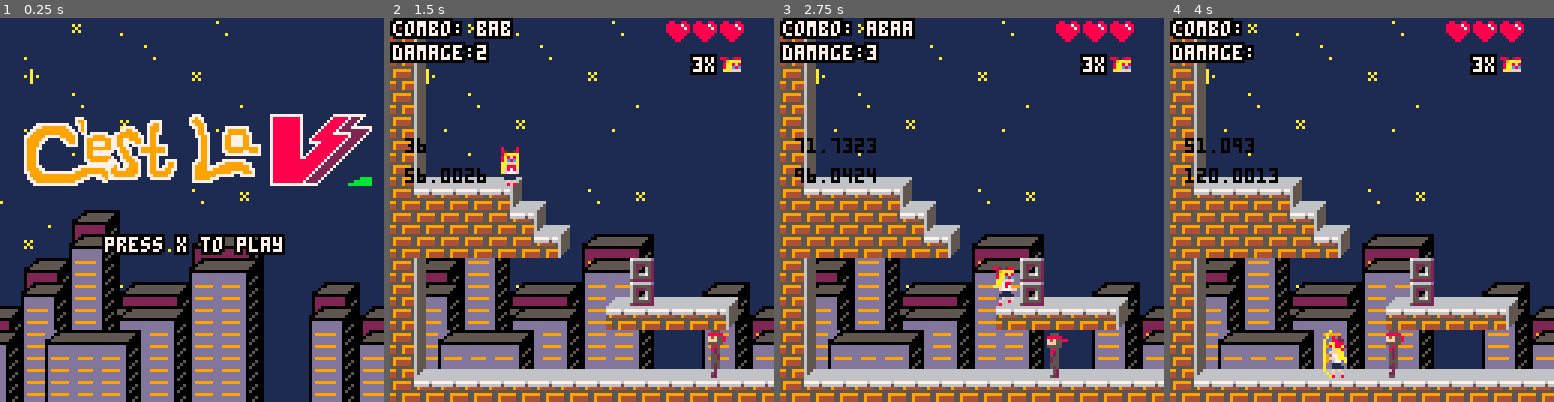
Above: before the commit, frames 1-4 (left to right).
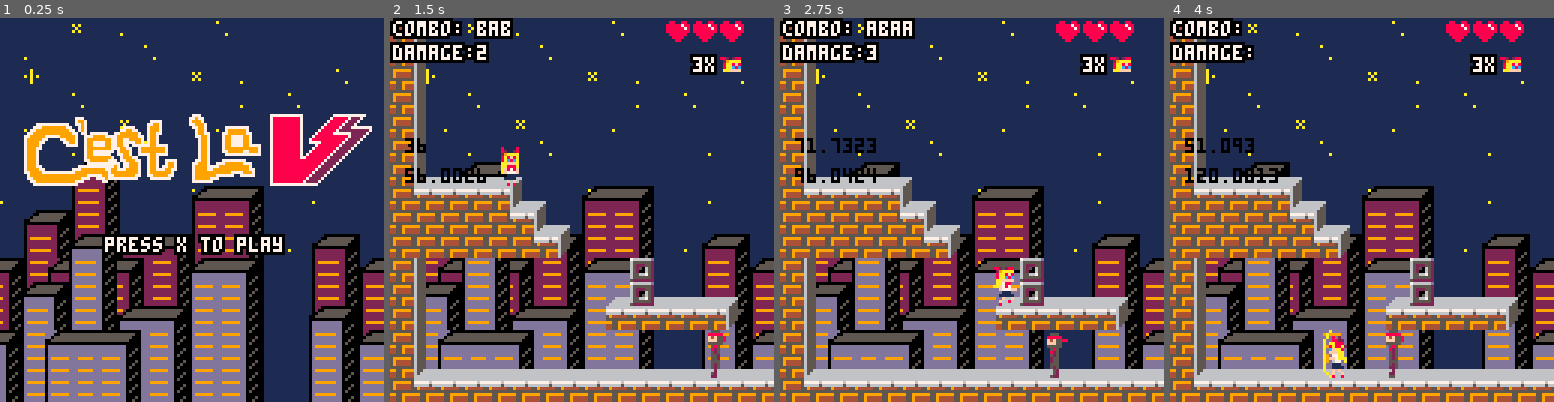
Above: after the commit, the same moments.

Repository: MarkNickerson/SailorV
Game: PICO-8 cartridge sailorv.p8
Two runs of this game, one before a commit and one after it. Both use one fixed random seed, a clock stepped at 60 frames per second and the inputs below.
Inputs:
- Up to frame 1 (0.25 s): no input
- Up to frame 2 (1.5 s): tap X (X key) at 0.33, 1.07 s; tap O (Z key) at 0.7 s
- Up to frame 3 (2.75 s): hold Right 1.6-2.1 s; tap O (Z key) at 1.7, 2.1, 2.5 s; tap X (X key) at 1.85 s; hold Up 2.15-2.42 s; hold Right from 2.47 s (still down)
- Up to frame 4 (4 s): tap O (Z key) at 2.9, 3.3, 3.7 s; tap X (X key) at 2.97 s; release Right at 3.03 s; hold Left 3.08-3.58 s; hold Down 3.63-3.97 s

The runs differ from the first frame. In frame 1, 12% of the frame differs, in the area x 0-100%, y 13-80%; in frame 2, 8.8%; in frame 3, 8.9%; in frame 4, 8.8%.

Commit message:
added indoor sprites and fireball

Diff:
--- a/sailorv.p8
+++ b/sailorv.p8
@@ -890,7 +890,7 @@
   palt(1, true)
   pal(13,2)
   y = 0
-  map(0, 17, 0, y-8, 128, 32)
+  map(0, 17, 0, y-24, 128, 32)
   pal()
   palt(1,false)
   palt(0, true)
@@ -1036,7 +1036,7 @@
   palt(1, true)
   pal(13,2)
   y = 0
-  map(0, 17, 0, y-8, 128, 32)
+  map(0, 17, 0, y-24, 128, 32)
   pal()
   palt(1,false)
   palt(0, true)
@@ -1141,7 +1141,7 @@
     palt(1, true)
     pal(13,2)
     y = 0
-    map(0, 17, 0, y-8, 128, 32)
+    map(0, 17, 0, y-24, 128, 32)
     pal()
     palt(1,false)
     palt(0, true)
@@ -1676,7 +1676,7 @@
 
 __gff__
 0000000000000000000000000000000000000000000000000000000000000000020202020000020000000080800002000404040404040400000000808000000002020202020202020200000000404004020202020202020202000000000000000000000000000000000000000000000000000000000000000000000000000000
-0000000000000000000000000000000000000000000000000000000000000000000000000000000000000000000000000000000000000000000000000000000000000000000000000000000000000000000000000000000000000000000000000000000000000000000000000000000200000000000000000000000000000000
+0000000000000000000000000000000000000000020202000000000000000000000000000000808000000000000000000000000200008080000000000000000000000000000000000000000000000000000000000000000000000000000000000000000000000000000000000000000200000000000000000000000000000000
 __map__
 203f000000000000000000000000000000000000000000000000000000000000000000000000000000000000000000000000000000000000000000000000000000000000000000000000000000000000000000000000000000000000000000000000000000000000000000000000000000000000000000000000000000000000
 203f000000000000000000000000000000000000000000000000000000000000000000000000000000000000000000000000000000000000000000000000000000000000000000000000000000000000000000000000000000000000000000000000000000000d1e2f0000000000001e2f000000000000000000000000000000
@@ -1694,132 +1694,132 @@
 203f00000000000d00000000000000000000002020204b4c2020204b4c20203f2929cf1e2222222222222222222222222a2f000d1e2222222020202020203f00002020202020203f0000000000000000000000cfcfcf00000000000000000000000d0d0000202020205b5c205b5c20203f00001e1f1f1f1f2d3b3c2d2a2f0000
 202a1f1f1f1f1f1f1f1f1f1f1f1f1f1f1f1f1f2020205b5c2020205b5c20202a1f1f1f22204b4c20204b4c20204b4c20222a2f0d22204b4c20204b4c20203fcfcf20204b4c20203f0000001e1f1f1f1f1f1f1f1f1f1f1f1f1f1f1f1f1f1f1f1f1f1f1f2f0020202020202020202020203f0000222222222222222222223f0000
 202222222222222222222222222222222222222020202020202020202020202222222220205b5c20205b5c20205b5c2020220f0d20205b5c20205b5c20203fcfcf20205b5c20203fcfcfcf2222222222222222222222222222222222222222222222223f0020202020202020202020203f0000202020202020202020203f0000
-0000000000000000000000000000000000000000000000003900370000003a00cfcfcfcfcf203fcfcfcf000000000000000000000000000000cfcf000000000000000000000000000000cfcfcfcfcfcfcfcfcfcfcfcfcfcfcfcfcfcfcfcfcfcfcfcfcfcf000000000000000000000000000000cfcfcfcfcfcfcfcfcfcfcf0000
-0000000000000000000000000000000000000000000037000000003a00000000cfcfcfcfcf203fcfcfcf0000000000000000000000000000000000000000000000000000000000000000cfcfcfcfcfcfcfcfcfcfcfcfcfcfcfcfcfcfcfcfcfcfcfcfcfcf00000000000000000000000000000000000000000000000000000000
-0000000000000000000000000000000000000000000038000000000000390000cfcfcfcfcf202a1f1f1f2f00000000000000000000000000000000000000000000000000000000000000000000000000000000000000000000000000000000000000000000000000000000000000000000000000000000000000000000000000
-0000000000000000000000000000000000000000000000003a00000000000037cfcfcfcfcf202d2d2d2d3f000000000000000000000000000000cfcfcfcfcf0000000000000000000000000000000000000000000000000000000000000000000000000000000000000000000000000000000000000000000000000000000000
-0000000000000000000000000000000000000000000037370000390000003700cfcfcfcfcf202d2b2c2d3f001e2fcf00000000000000cfcfcfcfcf00cfcfcf0000000000000000000000000000000000000000000000000000000000000000000000000000000000000000000000000000000000000000000000000000000000
-0000000000000000000000000000000000000000000000003700000000000000cfcfcfcfcf202d3b3c2d2a1f220fcf00000000000000cfcfcfcfcfcfcfcf000000000000000000000000000000000000000000000000000000000000000000000000000000000000000000000000000000000000000000000000000000000000
-0000000000000000000000000000000000000000000000000000000000000000cfcfcfcfcf202222222222223fcfcf000000000000cfcfcfcfcfcfcfcfcf0000000000000000000000000000000000000000000000000000000000000000000000000000000000000000000d0d0d0d0d0d000000000000000000000000000000
-0000000000000000000000000000000000000000003700cf00000000003a0039cfcfcfcf0d202020202020200f0000000000000000cfcfcfcfcfcfcfcfcf000000000000000000000000000000000000000000000000000000001e1f1f1f2f000000000000000000000000001e1f1f1f2f000000000000000000000000000000
-0000000000000000000000000000000000000000000000370000000000000000cfcfcfcf0d2020202020203fcf00000000000000cfcfcfcf00cfcfcfcfcfcfcf0000000000000000000000000000000000000000000000000000222222220f00000000000000000000000000222222220f000000000000000000000000000000
-0000000000000000000000000000000000000000000039000000003837000000cfcfcfcfcf2020202020200fcf00001e1f1f1f2fcfcfcfcf0000001e1f1f1f2fcfcf0000000000000000000000000000000000000000000000000000000000000000000000000000000000000000000000001e1f1f1f2f00001e1f1f1f2f0000
-0000003032000000000000000000000000000000000000000000000000000000cfcfcf000d20202020203fcfcf00cf222222223fcfcfcfcf000dcf222222223fcfcf00000000000000000000000000000000000000001e1f1f1f1f1f1f1f1f1f1f1f2f0d0000000000000000000000000000222222220f00003d3d3d3d3f0000
-00000033340000003031320000000000000000000000003800003a0000000000cfcfcf000d20202020203fcfcf0d0d202020203fcf1e1f1f1f2fcf202020203fcfcfcf000000000000000000000000000000000000002222222222222222222222223f0d0000000000000000000000000e0e0e0000000000002d2b2c2d3fcf00
-0030323334000000333534000000000000000000000000000000000000000000cfcfcfcf0d20202020203fcfcf0000202020203fcf222222223fcf202020203fcfcf0000000000000d0d0d0d000000cfcfcfcfcfcf002020202020202020202020203f0d00000000000000001e1f1f1f1f1f1f1f1f1f1f1f1f2d3b3c2d3fcfcf
-0033343334303132333534000030320000000000000000000000000000000000cfcfcfcf0d20202020203fcfcfcfcf202020203fcf202020203fcf202020203fcfcf0000000000cfcf0d0d0d00000000cfcfcfcfcf002020202020202020202020203f00001e1f1f1f2f000022222222222222222222222222222222223fcfcf
-323336313132353433353400003334302d2d2d000000002d0000000000000000cfcfcfcf0d20202020203fcfcfcfcf202020203fcf202020203fcf202020202a1f1f1f1f1f1f1f1f1fcfcfcfcfcfcf000000000000002020202020202020202020203f0000222222223f0d0020202020202020202020202020202020203fcfcf
-343333353534353433353400003334332d2d2d000000002d0000000000000000cfcfcfcf0d20202020203fcfcfcfcf202020203fcf202020203fcf2020202022222222222222222222222222222222222222222222222020202020202020202020203f0000202020200f0d0020202020202020202020202020202020203fcfcf
-…(113 lines of a section not shown)…
+0000000000000000000000000000000000000000000000003900370000003a00cfcfcfcfcfb3a29393a0a1939393953f000000000000000000cfcf000000000000000000000000000000cfcfcfcfcfcfcfcfcfcfcfcfcfcfcfcfcfcfcfcfcfcfcfcfcfcf000000000000000000000000000000cfcfcfcfcfcfcfcfcfcfcf0000
+0000000000000000000000000000000000000000000037000000003a00000000cfcfcfcfcfb3a29393b0b1939393953f0000000000000000000000000000000000000000000000000000cfcfcfcfcfcfcfcfcfcfcfcfcfcfcfcfcfcfcfcfcfcfcfcfcfcf00000000000000000000000000000000000000000000000000000000
+0000000000000000000000000000000000000000000038000000000000390037cfcfcf3acfb3a2a4a59393a4a593953f0000000000000000000000000000000000000000000000000000000000000000000000000000000000000000000000000000000000000000000000000000000000000000000000000000000000000000
+0000000000000000000000000000000000000000000000003a00000000000037cf3acfcfcfb3a2b4b59393b4b593960f00000000000000000000cfcfcfcfcf0000000000000000000000000000000000000000000000000000000000000000000000000000000000000000000000000000000000000000000000000000000000
+0000000000000000000000000000000000000000000037370000390000003700cfcfcfcfcfb3a29393a6a7939192cf00000000000000cfcfcfcfcf00cfcfcf0000000000000000000000000000000000000000000000000000000000000000000000000000000000000000000000000000000000000000000000000000000000
+0000000000000000000000000000000000000000000000003700003a00000000cfcf37cfcfb3b29090b6b79094a3cf00000000000000cfcfcfcfcfcfcfcf000000000000000000000000000000000000000000000000000000000000000000000000000000000000000000000000000000000000000000000000000000000000
+0000000000000000000000000000000000000000000000000000000000000000cfcfcfcfcfb3949494949494a2cfcf000000000000cfcfcfcfcfcfcfcfcf0000000000000000000000000000000000000000000000000000000000000000000000000000000000000000000d0d0d0d0d0d000000000000000000000000000000
+0000000000000000000000000000000000000000003700cf00000000003a0039cfcf37cf0db3b3b3b3b3b3b30f0000000000000000cfcfcfcfcfcfcfcfcf000000000000000000000000000000000000000000000000000000001e1f1f1f2f000000000000000000000000001e1f1f1f2f000000000000000000000000000000
+0000000000000000000000000000000000000000000000370000000000000000cfcfcfcf0db3b3b3b3b3b33fcf00000000000000cfcfcfcf00cfcfcfcfcfcfcf0000000000000000000000000000000000000000000000000000222222220f00000000000000000000000000222222220f000000000000000000000000000000
+0000000000000000000000000000000000000000000039000000003837000037cf37cfcfcf2d2d2d2d2d2d0fcf00001e1f1f1f2fcfcfcfcf0000001e1f1f1f2fcfcf0000000000000000000000000000000000000000000000000000000000000000000000000000000000000000000000001e1f1f1f2f00001e1f1f1f2f0000
+0000003032000000000000000000000000000000000000000000000000000000cfcfcf000db3b3b3b3b33fcfcf00cf949494943fcfcfcfcf000dcf222222223fcfcf00000000000000000000000000000000000000001e1f1f1f1f1f1f1f1f1f1f1f2f0d0000000000000000000000000000222222220f00003d3d3d3d3f0000
+00000033340000003031320000000000000000000000003800003a0000000000cfcfcf000db3b3b3b3b33fcfcf0d0db3b3b3b33fcf1e1f1f1f2fcf202020203fcfcfcf000000000000000000000000000000000000002222222222222222222222223f0d0000000000000000000000000e0e0e0000000000002d2b2c2d3fcf00
+0030323334000000333534000000000000000000000000000000000000000000cfcfcfcf0db3b3b3b3b33fcfcf0000b3b3b3b33fcf222222223fcf202020203fcfcf0000000000000d0d0d0d000000cfcfcfcfcfcf002020202020202020202020203f0d00000000000000001e1f1f1f1f1f1f1f1f1f1f1f1f2d3b3c2d3fcfcf
+0033343334303132333534000030320000000000000000000000000000000000cfcfcfcf0db3b3b3b3b33fcfcfcfcfb3b3b3b33fcf202020203fcf202020203fcfcf0000000000cfcf0d0d0d00000000cfcfcfcfcf002020202020202020202020203f00001e1f1f1f2f000022222222222222222222222222222222223fcfcf
+323336313132353433353400003334302d2d2d000000002d0000000000000000cfcfcfcf0db3b3b3b3b33fcfcfcfcfb3b3b3b33fcf202020203fcf202020202a1f1f1f1f1f1f1f1f1fcfcfcfcfcfcf000000000000002020202020202020202020203f0000222222223f0d0020202020202020202020202020202020203fcfcf
+343333353534353433353400003334332d2d2d000000002d0000000000000000cfcfcfcf0db3b3b3b3b33fcfcfcfcfb3b3b3b33fcf202020203fcf2020202022222222222222222222222222222222222222222222222020202020202020202020203f0000202020200f0d0020202020202020202020202020202020203fcfcf
+…(113 lines of a section not shown)…
Not shown, changed: 43 lines of the sprite sheet (__gfx__) section of sailorv.p8
